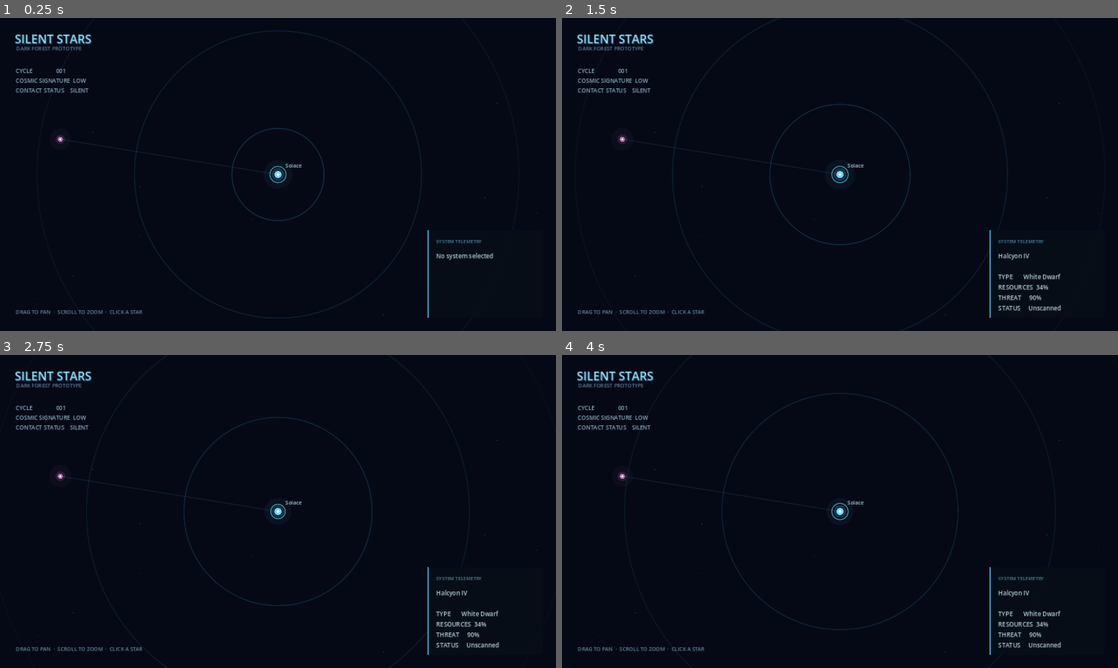
Above: before the commit, frames 1-4 (two rows, left to right).
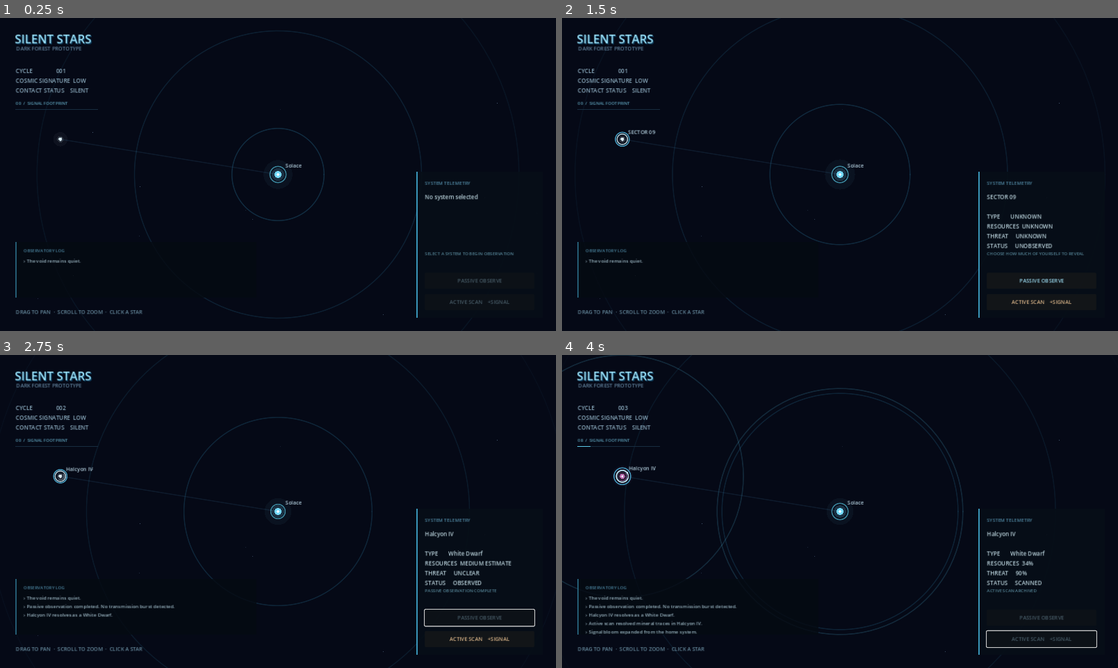
Above: after the commit, the same moments.

Repository: Gustavo-Wallace/silent-stars
Game: Godot game, scene res://scenes/main/main.tscn
Same seed, same stepped clock (60 frames per second), same inputs: the game is played once before the commit and once after it.
Inputs (mouse positions are in pixels of both pictures, inside the frame that each line leads up to):
- Up to frame 1 (0.25 s): no input
- Up to frame 2 (1.5 s): tap A at 0.5, 1.25 s; drag from (840, 174) to (623, 140) at 0.52 s; drag from (623, 140) to (840, 174) at 1.27 s
- Up to frame 3 (2.75 s): click (478, 617) at 2 s, where only the run after the commit has a clickable "PASSIVE OBSERVE"
- Up to frame 4 (4 s): click (1040, 639) at 2.75 s, where only the run after the commit has a clickable "ACTIVE SCAN +SIGNAL"; tap A at 3.5 s; move the mouse to (895, 442) at 3.52 s; click (895, 442) at 3.67 s

The runs differ from the first frame. In frame 1, 1.1% of the frame differs, in the area x 2-97%, y 26-96%; in frame 2, 2.0%; in frame 3, 2.4%; in frame 4, 3.1%, in the area x 0-97%, y 0-96%.

Commit message:
observacao e escaneamento de sistemas

Diff:
--- a/scenes/main/main.tscn
+++ b/scenes/main/main.tscn
@@ -4,11 +4,15 @@
 [ext_resource type="PackedScene" path="res://scenes/universe/universe_map.tscn" id="2_map"]
 [ext_resource type="Script" uid="uid://btmwxelgyuylg" path="res://scripts/camera/camera_controller.gd" id="3_camera"]
 [ext_resource type="PackedScene" path="res://scenes/ui/hud.tscn" id="4_hud"]
+[ext_resource type="Script" uid="uid://crf8kb82h7ye1" path="res://scripts/core/game_state.gd" id="5_state"]
 
 [node name="Main" type="Node2D" unique_id=1802537095]
 script = ExtResource("1_main")
 
 [node name="UniverseMap" parent="." unique_id=637661831 instance=ExtResource("2_map")]
+
+[node name="GameState" type="Node" parent="." unique_id=932766509]
+script = ExtResource("5_state")
 
 [node name="CameraController" type="Camera2D" parent="." unique_id=142645263]
 position_smoothing_enabled = true
--- a/scenes/ui/hud.tscn
+++ b/scenes/ui/hud.tscn
@@ -42,12 +42,44 @@
 mouse_filter = 2
 offset_left = 36.0
 offset_top = 112.0
-offset_right = 320.0
-offset_bottom = 190.0
+offset_right = 330.0
+offset_bottom = 177.0
 theme_override_colors/font_color = Color(0.62, 0.76, 0.84, 0.88)
 theme_override_font_sizes/font_size = 13
 text = "CYCLE                001\nCOSMIC SIGNATURE  LOW\nCONTACT STATUS    SILENT"
 
+[node name="SignatureMeter" type="Control" parent="."]
+layout_mode = 0
+mouse_filter = 2
+offset_left = 36.0
+offset_top = 188.0
+offset_right = 242.0
+offset_bottom = 217.0
+
+[node name="Value" type="Label" parent="SignatureMeter"]
+layout_mode = 0
+mouse_filter = 2
+offset_right = 205.0
+offset_bottom = 17.0
+theme_override_colors/font_color = Color(0.42, 0.72, 0.83, 0.84)
+theme_override_font_sizes/font_size = 10
+text = "00  /  SIGNAL FOOTPRINT"
+
+[node name="Track" type="ColorRect" parent="SignatureMeter"]
+layout_mode = 0
+mouse_filter = 2
+offset_top = 21.0
+offset_right = 190.0
+offset_bottom = 24.0
+color = Color(0.11, 0.2, 0.28, 0.85)
+
+[node name="Fill" type="ColorRect" parent="SignatureMeter/Track"]
+layout_mode = 0
+mouse_filter = 2
+offset_right = 0.0
+offset_bottom = 3.0
+color = Color(0.36, 0.79, 0.91, 1)
+
 [node name="DetailsPanel" type="ColorRect" parent="."]
 layout_mode = 0
 mouse_filter = 2
@@ -55,19 +87,19 @@
 anchor_top = 1.0
 anchor_right = 1.0
 anchor_bottom = 1.0
-offset_left = -296.0
-offset_top = -232.0
+offset_left = -322.0
+offset_top = -366.0
 offset_right = -30.0
-offset_bottom = -31.0
+offset_bottom = -30.0
 grow_horizontal = 0
 grow_vertical = 0
-color = Color(0.025, 0.055, 0.09, 0.91)
+color = Color(0.025, 0.055, 0.09, 0.93)
 
 [node name="PanelLine" type="ColorRect" parent="DetailsPanel"]
 layout_mode = 0
 mouse_filter = 2
 offset_right = 3.0
-offset_bottom = 201.0
+offset_bottom = 336.0
 color = Color(0.29, 0.76, 0.94, 0.75)
 
 [node name="Section" type="Label" parent="DetailsPanel"]
@@ -75,7 +107,7 @@
 mouse_filter = 2
 offset_left = 20.0
 offset_top = 17.0
-offset_right = 230.0
+offset_right = 250.0
 offset_bottom = 38.0
 theme_override_colors/font_color = Color(0.38, 0.64, 0.77, 0.8)
 theme_override_font_sizes/font_size = 11
@@ -85,13 +117,88 @@
 layout_mode = 0
 mouse_filter = 2
 offset_left = 20.0
-offset_top = 49.0
-offset_right = 250.0
-offset_bottom = 181.0
+offset_top = 48.0
+offset_right = 270.0
+offset_bottom = 171.0
 theme_override_colors/font_color = Color(0.78, 0.88, 0.92, 0.92)
-theme_override_font_sizes/font_size = 14
+theme_override_font_sizes/font_size = 13
 text = "No system selected"
 
+[node name="ActionHint" type="Label" parent="DetailsPanel"]
+layout_mode = 0
+mouse_filter = 2
+offset_left = 20.0
+offset_top = 180.0
+offset_right = 270.0
+offset_bottom = 213.0
+autowrap_mode = 2
+theme_override_colors/font_color = Color(0.42, 0.65, 0.74, 0.74)
+theme_override_font_sizes/font_size = 10
+text = "SELECT A SYSTEM TO BEGIN OBSERVATION"
+
+[node name="PassiveObserve" type="Button" parent="DetailsPanel"]
+layout_mode = 0
+offset_left = 20.0
+offset_top = 232.0
+offset_right = 272.0
+offset_bottom = 269.0
+theme_override_colors/font_color = Color(0.59, 0.83, 0.91, 1)
+theme_override_colors/font_disabled_color = Color(0.36, 0.46, 0.51, 0.7)
+theme_override_font_sizes/font_size = 12
+text = "PASSIVE OBSERVE"
+
+[node name="ActiveScan" type="Button" parent="DetailsPanel"]
+layout_mode = 0
+offset_left = 20.0
+offset_top = 281.0
+offset_right = 272.0
+offset_bottom = 318.0
+theme_override_colors/font_color = Color(0.83, 0.69, 0.52, 1)
+theme_override_colors/font_disabled_color = Color(0.36, 0.46, 0.51, 0.7)
+theme_override_font_sizes/font_size = 12
+text = "ACTIVE SCAN    +SIGNAL"
+
+[node name="LogPanel" type="ColorRect" parent="."]
+layout_mode = 0
+mouse_filter = 2
+anchor_top = 1.0
+anchor_bottom = 1.0
+offset_left = 36.0
+offset_top = -205.0
+offset_right = 590.0
+offset_bottom = -76.0
+grow_vertical = 0
+color = Color(0.018, 0.04, 0.07, 0.82)
+
+[node name="PanelLine" type="ColorRect" parent="LogPanel"]
+layout_mode = 0
+mouse_filter = 2
+offset_right = 2.0
+offset_bottom = 129.0
+color = Color(0.24, 0.62, 0.76, 0.55)
+
+[node name="Section" type="Label" parent="LogPanel"]
+layout_mode = 0
+mouse_filter = 2
+offset_left = 18.0
+offset_top = 12.0
+offset_right = 220.0
+offset_bottom = 29.0
+theme_override_colors/font_color = Color(0.36, 0.64, 0.76, 0.78)
+theme_override_font_sizes/font_size = 10
+text = "OBSERVATORY LOG"
+
+[node name="Entries" type="Label" parent="LogPanel"]
+layout_mode = 0
+mouse_filter = 2
+offset_left = 18.0
+offset_top = 35.0
+offset_right = 525.0
+offset_bottom = 119.0
+autowrap_mode = 2
+theme_override_colors/font_color = Color(0.68, 0.8, 0.85, 0.86)
+theme_override_font_sizes/font_size = 11
+
 [node name="Instructions" type="Label" parent="."]
 layout_mode = 0
 mouse_filter = 2
@@ -99,7 +206,7 @@
 anchor_bottom = 1.0
 offset_left = 36.0
 offset_top = -53.0
-offset_right = 610.0
+offset_right = 680.0
 offset_bottom = -27.0
 grow_vertical = 0
 theme_override_colors/font_color = Color(0.46, 0.62, 0.7, 0.84)
--- /dev/null
+++ b/scripts/core/game_state.gd
@@ -0,0 +1,68 @@
+class_name GameState
+extends Node
+## Owns small global state. Future save/load and long-term progression can live here.
+
+signal state_changed(current_cycle: int, cosmic_signature: int, contact_state: String)
+signal log_message_added(message: String)
+signal signature_increased(intensity: float)
+
+var current_cycle: int = 1
+var cosmic_signature: int = 0
+var contact_state := "SILENT"
+
+
+func publish_initial_state() -> void:
+	state_changed.emit(current_cycle, cosmic_signature, contact_state)
+	log_message_added.emit("The void remains quiet.")
+
+
+func complete_passive_observation(system: StarSystemData) -> void:
+	current_cycle += 1
+	state_changed.emit(current_cycle, cosmic_signature, contact_state)
+	log_message_added.emit("Passive observation completed. No transmission burst detected.")
+	log_message_added.emit("%s resolves as a %s." % [system.system_name, system.system_type])
+
+
+func complete_active_scan(system: StarSystemData) -> void:
+	var old_band := signature_band()
+	current_cycle += 1
+	cosmic_signature += 8
+	contact_state = _contact_state_for_signature()
+	state_changed.emit(current_cycle, cosmic_signature, contact_state)
+	log_message_added.emit("Active scan resolved mineral traces in %s." % system.system_name)
+	log_message_added.emit("Signal bloom expanded from the home system.")
+	signature_increased.emit(1.0)
+	if old_band != signature_band():
+		log_message_added.emit(_signature_threshold_message())
+
+
+func signature_band() -> String:
+	if cosmic_signature < 10:
+		return "LOW"
+	if cosmic_signature < 25:
+		return "ELEVATED"
+	if cosmic_signature < 50:
+		return "LOUD"
+	return "EXPOSED"
+
+
+func _contact_state_for_signature() -> String:
+	if cosmic_signature < 25:
+		return "SILENT"
+	if cosmic_signature < 50:
+		return "UNCERTAIN"
+	return "EXPOSED"
+
+
+func _signature_threshold_message() -> String:
+	match signature_band():
+		"ELEVATED":
+			return "Background noise rises around your origin point."
+		"LOUD":
+			return "Your signal footprint is no longer negligible."
+		"EXPOSED":
+			return "Something distant may have heard you."
+	return "The void remains quiet."
+
+
+# Future: technology modifiers, long-term detection, narrative events and saves.
--- a/scripts/core/main.gd
+++ b/scripts/core/main.gd
@@ -3,11 +3,21 @@
 
 @onready var universe_map: UniverseMap = $UniverseMap
 @onready var hud: ObservatoryHUD = $Interface/HUD
+@onready var game_state: GameState = $GameState
 
 
 func _ready() -> void:
-	# The map owns system data; Main simply connects independent presentation layers.
+	# Main connects independent presentation layers without giving UI ownership of map data.
 	universe_map.system_selected.connect(hud.display_system)
+	universe_map.system_updated.connect(hud.display_system)
+	universe_map.passive_observation_completed.connect(game_state.complete_passive_observation)
+	universe_map.active_scan_completed.connect(game_state.complete_active_scan)
+	hud.passive_observe_requested.connect(universe_map.observe_selected_system)
+	hud.active_scan_requested.connect(universe_map.scan_selected_system)
+	game_state.state_changed.connect(hud.update_game_state)
+	game_state.log_message_added.connect(hud.add_log_message)
+	game_state.signature_increased.connect(universe_map.trigger_signature_pulse)
+	game_state.publish_initial_state()
 
 
 # Future integration points: cosmic signature, time cycles, technology progression,
--- a/scripts/ui/hud.gd
+++ b/scripts/ui/hud.gd
@@ -1,14 +1,99 @@
 class_name ObservatoryHUD
 extends Control
-## Presentation-only HUD. It receives selected data from Main via a signal connection.
+## Presentation-only HUD. It asks Main for actions through signals and never mutates map data.
 
+signal passive_observe_requested
+signal active_scan_requested
+
+const MAX_LOG_MESSAGES := 5
+
+@onready var telemetry: Label = $Telemetry
+@onready var signature_value: Label = $SignatureMeter/Value
+@onready var signature_fill: ColorRect = $SignatureMeter/Track/Fill
 @onready var details: Label = $DetailsPanel/Details
+@onready var action_hint: Label = $DetailsPanel/ActionHint
+@onready var passive_button: Button = $DetailsPanel/PassiveObserve
+@onready var scan_button: Button = $DetailsPanel/ActiveScan
+@onready var log_entries: Label = $LogPanel/Entries
+
+var selected_system: StarSystemData
+var log_messages: Array[String] = []
+
+
+func _ready() -> void:
+	passive_button.pressed.connect(_on_passive_observe_pressed)
+	scan_button.pressed.connect(_on_active_scan_pressed)
+	passive_button.disabled = true
+	scan_button.disabled = true
 
 
 func display_system(data: StarSystemData) -> void:
-	var status := data.status_text().capitalize()
-	details.text = "%s\n\nTYPE       %s\nRESOURCES  %d%%\nTHREAT     %d%%\nSTATUS     %s" % [data.system_name, data.system_type, data.resource_potential, data.threat_level, status]
+	selected_system = data
+	details.text = _details_for(data)
+	passive_button.disabled = data.is_home or data.observed
+	scan_button.disabled = data.is_home or data.scanned
+	if data.is_home:
+		action_hint.text = "HOME SYSTEM — COMPLETE TELEMETRY AVAILABLE"
+	elif data.scanned:
+		action_hint.text = "ACTIVE SCAN ARCHIVED"
+	elif data.observed:
+		action_hint.text = "PASSIVE OBSERVATION COMPLETE"
+	else:
+		action_hint.text = "CHOOSE HOW MUCH OF YOURSELF TO REVEAL"
 
 
-# Future UI additions: scan actions, probe controls, mining reports, signature meter,
-# technology progression and narrative / Dark Forest event notifications.
+func update_game_state(cycle: int, signature: int, contact: String) -> void:
+	var band := _signature_band(signature)
+	telemetry.text = "CYCLE                %03d\nCOSMIC SIGNATURE  %s\nCONTACT STATUS    %s" % [cycle, band, contact]
+	signature_value.text = "%02d  /  SIGNAL FOOTPRINT" % signature
+	signature_fill.size.x = 190.0 * minf(float(signature) / 50.0, 1.0)
+	signature_fill.color = _signature_color(band)
+
+
+func add_log_message(message: String) -> void:
+	log_messages.append("› " + message)
+	if log_messages.size() > MAX_LOG_MESSAGES:
+		log_messages.pop_front()
+	log_entries.text = "\n".join(log_messages)
+
+
+func _details_for(data: StarSystemData) -> String:
+	if data.is_home:
+		return "%s\n\nTYPE       %s\nRESOURCES  %d%%\nTHREAT     %d%%\nSTATUS     HOME" % [data.system_name, data.system_type, data.resource_potential, data.threat_level]
+	if not data.observed:
+		return "%s\n\nTYPE       UNKNOWN\nRESOURCES  UNKNOWN\nTHREAT     UNKNOWN\nSTATUS     UNOBSERVED" % data.display_name()
+	if not data.scanned:
+		return "%s\n\nTYPE       %s\nRESOURCES  %s ESTIMATE\nTHREAT     %s\nSTATUS     OBSERVED" % [data.system_name, data.system_type, data.resource_band(), data.observed_threat_text()]
+	return "%s\n\nTYPE       %s\nRESOURCES  %d%%\nTHREAT     %d%%\nSTATUS     SCANNED" % [data.system_name, data.system_type, data.resource_potential, data.threat_level]
+
+
+func _on_passive_observe_pressed() -> void:
+	passive_observe_requested.emit()
+
+
+func _on_active_scan_pressed() -> void:
+	active_scan_requested.emit()
+
+
+func _signature_band(signature: int) -> String:
+	if signature < 10:
+		return "LOW"
+	if signature < 25:
+		return "ELEVATED"
+	if signature < 50:
+		return "LOUD"
+	return "EXPOSED"
+
+
+func _signature_color(band: String) -> Color:
+	match band:
+		"ELEVATED":
+			return Color("d7b56d")
+		"LOUD":
+			return Color("d88472")
+		"EXPOSED":
+			return Color("c86583")
+	return Color("5cc9e8")
+
+
+# Future HUD: event choices, probe orders, mining controls and progression panels.
--- a/scripts/universe/star_system_data.gd
+++ b/scripts/universe/star_system_data.gd
@@ -10,14 +10,34 @@
 @export_range(0, 100) var resource_potential: int = 0
 @export var is_home: bool = false
 @export var discovered: bool = true
+@export var observed: bool = false
 @export var scanned: bool = false
+@export var callsign: String = "UNRESOLVED"
 
 
 func status_text() -> String:
 	if is_home:
 		return "HOME"
-	return "SCANNED" if scanned else "UNSCANNED"
+	if scanned:
+		return "SCANNED"
+	return "OBSERVED" if observed else "UNOBSERVED"
 
 
-# Future data: probes, mining sites, scan results, event flags, technology effects,
+func display_name() -> String:
+	return system_name if is_home or observed or scanned else callsign
+
+
+func resource_band() -> String:
+	if resource_potential < 34:
+		return "LOW"
+	if resource_potential < 68:
+		return "MEDIUM"
+	return "HIGH"
+
+
+func observed_threat_text() -> String:
+	return "NO OBVIOUS ACTIVITY" if threat_level < 35 else "UNCLEAR"
+
+
+# Future data: probes, mining sites, detailed scan results, event flags, technology effects,
 # and hidden Dark Forest threat data can be represented here.
--- a/scripts/universe/star_system_node.gd
+++ b/scripts/universe/star_system_node.gd
@@ -9,6 +9,9 @@
 var star_radius := 5.0
 var pulse_phase := 0.0
 var is_hovered := false
+var is_selected := false
+var feedback_time := 0.0
+var feedback_strength := 0.0
 
 
 func setup(system_data: StarSystemData) -> void:
@@ -21,6 +24,24 @@
 
 func _process(delta: float) -> void:
 	pulse_phase = fmod(pulse_phase + delta, TAU)
+	feedback_time = maxf(0.0, feedback_time - delta)
+	queue_redraw()
+
+
+func set_selected(value: bool) -> void:
+	is_selected = value
+	queue_redraw()
+
+
+func refresh_visual() -> void:
+	star_color = _color_for_system()
+	star_radius = _radius_for_system()
+	queue_redraw()
+
+
+func trigger_action_feedback(is_active: bool) -> void:
+	feedback_time = 1.15 if is_active else 0.68
+	feedback_strength = 1.0 if is_active else 0.45
 	queue_redraw()
 
 
@@ -33,6 +54,11 @@
 	draw_circle(Vector2.ZERO, star_radius * (1.75 + breathing * 0.12), Color(star_color, 0.16))
 	draw_circle(Vector2.ZERO, star_radius, star_color)
 	draw_circle(Vector2.ZERO, maxf(1.3, star_radius * 0.38), Color(0.92, 0.98, 1.0, 0.96))
+	if data.observed and not data.is_home:
+		draw_arc(Vector2.ZERO, star_radius + 4.5, -0.7, 2.0, 20, Color(star_color, 0.48), 0.8, true)
+	if data.scanned and not data.is_home:
+		draw_arc(Vector2.ZERO, star_radius + 7.0, 0.35, 5.9, 28, Color(0.7, 0.92, 1.0, 0.7), 1.0, true)
+		draw_circle(Vector2(star_radius + 6.0, -star_radius - 2.0), 1.8, Color(0.75, 0.96, 1.0, 0.9))
 
 	if data.is_home:
 		var ring_radius := 18.0 + sin(pulse_phase * 1.7) * 1.4
@@ -40,12 +66,19 @@
 		draw_line(Vector2(-27, 0), Vector2(-20, 0), Color(0.42, 0.9, 1.0, 0.46), 1.0)
 		draw_line(Vector2(20, 0), Vector2(27, 0), Color(0.42, 0.9, 1.0, 0.46), 1.0)
 
-	if is_hovered:
+	if is_hovered or is_selected:
 		draw_arc(Vector2.ZERO, star_radius + 8.0, 0.0, TAU, 32, Color(0.83, 0.96, 1.0, 0.85), 1.0, true)
+	if is_selected:
+		var selected_radius := star_radius + 12.0 + sin(pulse_phase * 2.1) * 1.4
+		draw_arc(Vector2.ZERO, selected_radius, 0.0, TAU, 48, Color(0.35, 0.82, 1.0, 0.72), 1.15, true)
+	if feedback_time > 0.0:
+		var feedback_phase := 1.0 - feedback_time / (1.15 if feedback_strength > 0.7 else 0.68)
+		var feedback_radius := star_radius + 10.0 + feedback_phase * (44.0 + feedback_strength * 34.0)
+		draw_arc(Vector2.ZERO, feedback_radius, 0.0, TAU, 48, Color(0.52, 0.9, 1.0, (1.0 - feedback_phase) * 0.72), 1.1, true)
 
-	if data.is_home or is_hovered:
+	if data.is_home or is_hovered or is_selected:
 		var font := ThemeDB.fallback_font
-		draw_string(font, Vector2(star_radius + 9.0, -star_radius - 8.0), data.system_name, HORIZONTAL_ALIGNMENT_LEFT, -1, 12, Color(0.78, 0.9, 0.96, 0.88))
+		draw_string(font, Vector2(star_radius + 9.0, -star_radius - 8.0), data.display_name(), HORIZONTAL_ALIGNMENT_LEFT, -1, 12, Color(0.78, 0.9, 0.96, 0.88))
 
 
 func _input_event(_viewport: Node, event: InputEvent, _shape_idx: int) -> void:
@@ -67,6 +100,9 @@
 func _color_for_system() -> Color:
 	if data.is_home:
 		return Color("74d9ff")
+	# Unknown systems deliberately stay neutral so their color does not leak hidden data.
+	if not data.scanned:
+		return Color("c8d9e2")
 	if data.threat_level >= 70:
 		return Color("bc6eaf")
 	if data.resource_potential >= 72:
@@ -79,6 +115,8 @@
 func _radius_for_system() -> float:
 	if data.is_home:
 		return 8.0
+	if not data.scanned:
+		return 4.0
 	if data.system_type == "Blue Giant":
 		return 7.0
 	if data.threat_level >= 70 or data.resource_potential >= 72:
--- a/scripts/universe/universe_map.gd
+++ b/scripts/universe/universe_map.gd
@@ -3,6 +3,9 @@
 ## Generates and owns the reproducible, data-driven star map.
 
 signal system_selected(data: StarSystemData)
+signal system_updated(data: StarSystemData)
+signal passive_observation_completed(data: StarSystemData)
+signal active_scan_completed(data: StarSystemData)
 
 const STAR_SYSTEM_SCENE := preload("res://scenes/universe/star_system_node.tscn")
 const MAP_HALF_EXTENT := 2300.0
@@ -13,6 +16,9 @@
 var background_stars: Array[Dictionary] = []
 var signal_time := 0.0
 var rng := RandomNumberGenerator.new()
+var selected_data: StarSystemData
+var selected_node: StarSystemNode
+var event_pulses: Array[Dictionary] = []
 
 
 func _ready() -> void:
@@ -25,6 +31,9 @@
 
 func _process(delta: float) -> void:
 	signal_time += delta
+	for pulse in event_pulses:
+		pulse["age"] = float(pulse["age"]) + delta
+	event_pulses = event_pulses.filter(func(pulse: Dictionary): return float(pulse["age"]) < float(pulse["duration"]))
 	queue_redraw()
 
 
@@ -34,6 +43,7 @@
 	_draw_background_stars()
 	_draw_routes()
 	_draw_home_signal()
+	_draw_event_pulses()
 
 
 func _generate_background_stars() -> void:
@@ -61,7 +71,7 @@
 				break
 		if not valid:
 			candidate = Vector2(rng.randf_range(-1800.0, 1800.0), rng.randf_range(-1800.0, 1800.0))
-		var name := "%s %s" % [names[rng.randi_range(0, names.size() - 1)], _roman_numeral(rng.randi_range(1, 9))]
+		var name: String = "%s %s" % [names[rng.randi_range(0, names.size() - 1)], _roman_numeral(rng.randi_range(1, 9))]
 		var threat := rng.randi_range(4, 96)
 		var resources := rng.randi_range(8, 94)
 		var type: String = types[rng.randi_range(0, types.size() - 1)]
@@ -78,7 +88,9 @@
 	system.resource_potential = resources
 	system.is_home = home
 	system.discovered = true
+	system.observed = home
 	system.scanned = home
+	system.callsign = "SECTOR %02d" % id_value
 	return system
 
 
@@ -98,8 +110,56 @@
 
 
 func _on_system_selected(data: StarSystemData) -> void:
-	# Later this will also request scans, probe dispatches and narrative/event checks.
+	selected_data = data
+	for child in $Systems.get_children():
+		var system_node: StarSystemNode = child as StarSystemNode
+		if system_node != null:
+			system_node.set_selected(system_node.data == selected_data)
+	selected_node = _node_for_data(data)
 	system_selected.emit(data)
+
+
+func observe_selected_system() -> void:
+	if selected_data == null or selected_data.is_home or selected_data.observed:
+		return
+	selected_data.observed = true
+	selected_node.trigger_action_feedback(false)
+	_refresh_selected_node()
+	system_updated.emit(selected_data)
+	passive_observation_completed.emit(selected_data)
+
+
+func scan_selected_system() -> void:
+	if selected_data == null or selected_data.is_home or selected_data.scanned:
+		return
+	selected_data.observed = true
+	selected_data.scanned = true
+	selected_node.trigger_action_feedback(true)
+	trigger_world_pulse(selected_data.position, 0.95)
+	_refresh_selected_node()
+	system_updated.emit(selected_data)
+	active_scan_completed.emit(selected_data)
+
+
+func trigger_signature_pulse(intensity: float) -> void:
+	trigger_world_pulse(Vector2.ZERO, intensity)
+
+
+func trigger_world_pulse(origin: Vector2, intensity: float) -> void:
+	event_pulses.append({"origin": origin, "age": 0.0, "duration": 1.8 + intensity * 0.45, "intensity": intensity})
+
+
+func _node_for_data(data: StarSystemData) -> StarSystemNode:
+	for node in $Systems.get_children():
+		var system_node := node as StarSystemNode
+		if system_node.data == data:
+			return system_node
+	return null
+
+
+func _refresh_selected_node() -> void:
+	if selected_node != null:
+		selected_node.refresh_visual()
 
 
 func _draw_background_stars() -> void:
@@ -132,6 +192,18 @@
 		draw_arc(Vector2.ZERO, radius, 0.0, TAU, 128, Color(0.27, 0.78, 1.0, alpha), 1.15, true)
 
 
+func _draw_event_pulses() -> void:
+	for pulse in event_pulses:
+		var age: float = float(pulse["age"])
+		var duration: float = float(pulse["duration"])
+		var intensity: float = float(pulse["intensity"])
+		var origin: Vector2 = pulse["origin"]
+		var phase: float = age / duration
+		var radius: float = 20.0 + phase * (240.0 + intensity * 260.0)
+		var alpha: float = (1.0 - phase) * (0.32 if intensity > 0.7 else 0.16)
+		draw_arc(origin, radius, 0.0, TAU, 96, Color(0.36, 0.84, 1.0, alpha), 1.35, true)
+
+
 func _roman_numeral(value: int) -> String:
-	var numerals := ["I", "II", "III", "IV", "V", "VI", "VII", "VIII", "IX"]
+	var numerals: PackedStringArray = ["I", "II", "III", "IV", "V", "VI", "VII", "VIII", "IX"]
 	return numerals[clampi(value, 1, 9) - 1]
Not shown, added: scripts/core/game_state.gd.uid
Not shown, changed: README.md
Not shown, changed: docs/ROADMAP.md
